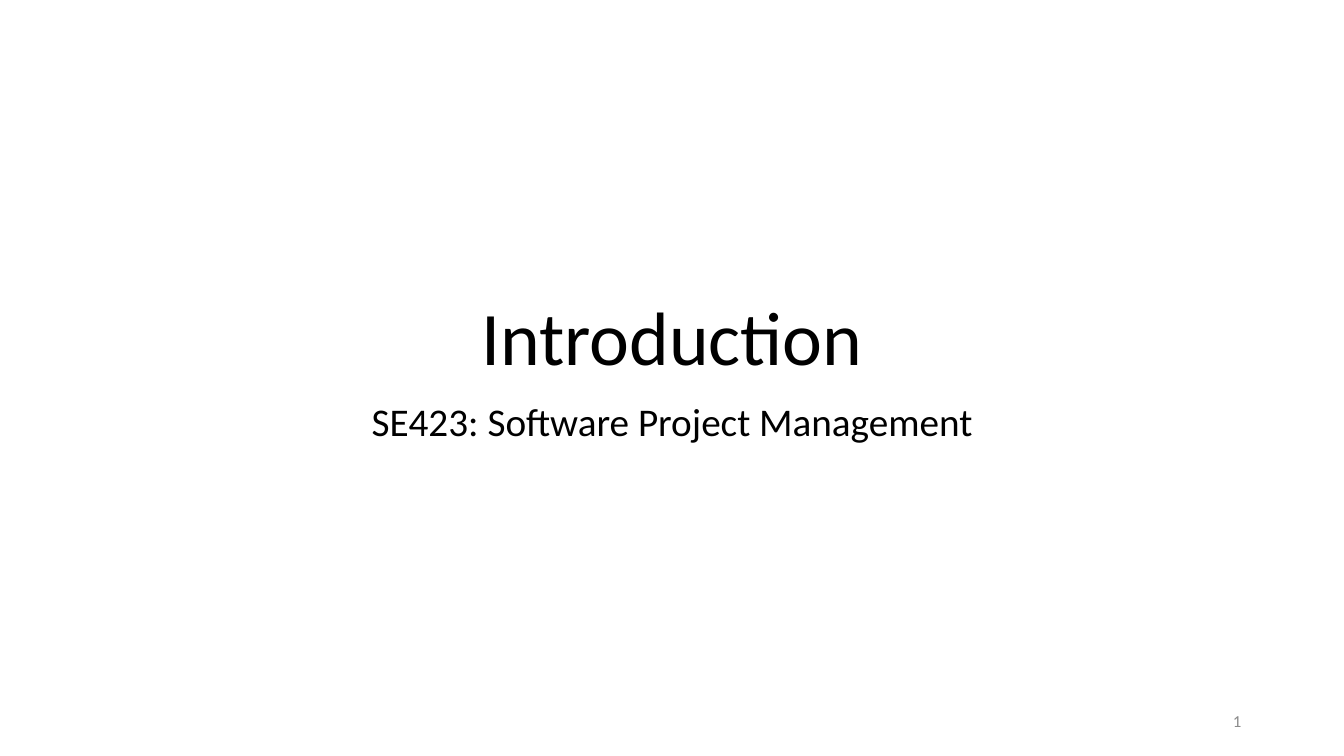
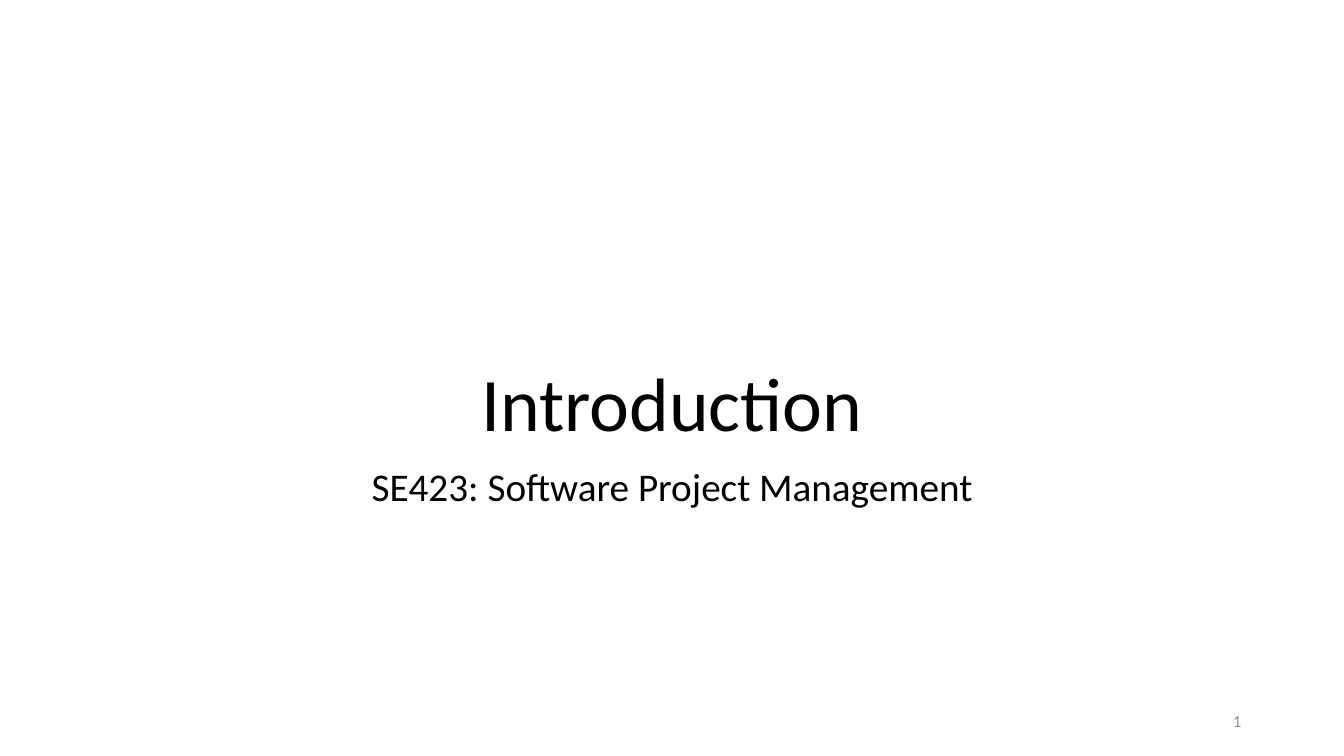
Before and after one commit to malenezi/malenezi, a slide deck: slide 1 of SE423/Lectures/1-Introduction/Introduction.pptx. Drawn at 1344x756 pixels with LibreOffice and Linux fonts; fonts in the diff are those of the drawing; background and template pictures are left out. Boxes give left, top, right and bottom in pixels: in the first picture for what was removed or moved away, otherwise in the second. Text is boxed around its words. In the diff, an @@ line names an element or a change of style, - is before the commit and + after.

```diff
--- a/SE423/Lectures/1-Introduction/Introduction.pptx
+++ b/SE423/Lectures/1-Introduction/Introduction.pptx
@@ title "Introduction" moved from (x1=481, y1=312, x2=862, y2=366) to (x1=481, y1=378, x2=862, y2=432) @@
@@ subtitle "SE423: Software Project Management" moved from (x1=372, y1=409, x2=972, y2=443) to (x1=372, y1=474, x2=972, y2=508) @@
```
Also in this commit, not shown: 3 other files.
